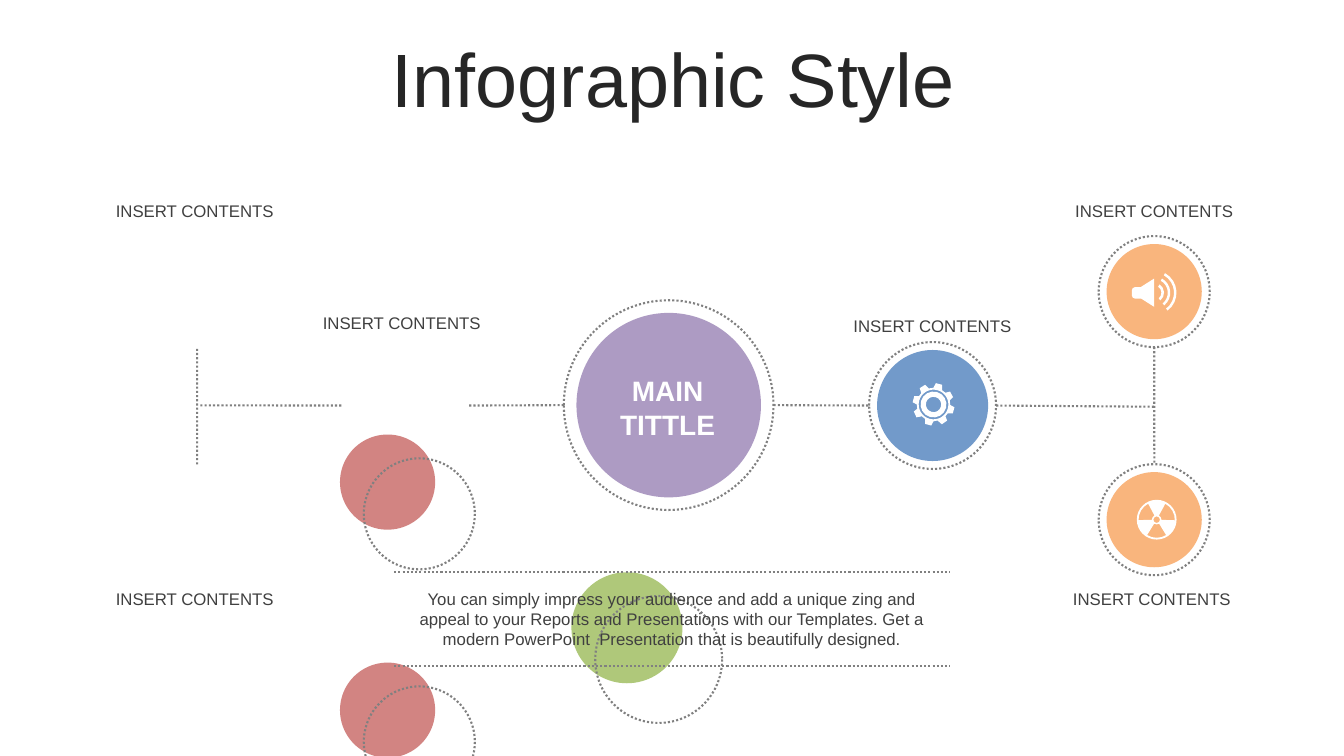
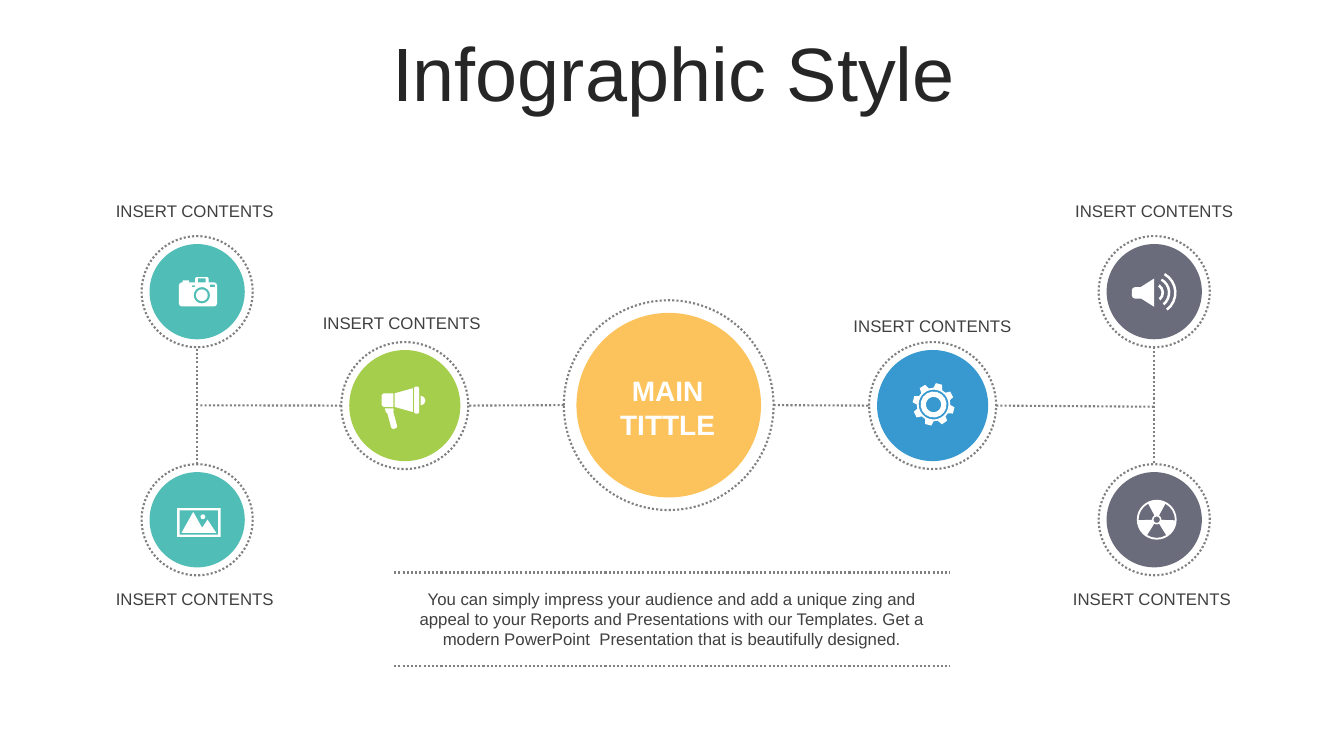
Before and after one commit to thanhlongvl/sportdemo, a slide deck: slide 15 of industry 4.0-Revolution-PowerPoint-Templates.pptx (slide 13 before the commit). Drawn at 1344x756 pixels with LibreOffice and Linux fonts; fonts in the diff are those of the drawing. Boxes give left, top, right and bottom in pixels: in the first picture for what was removed or moved away, otherwise in the second. Text is boxed around its words. In the diff, an @@ line names an element or a change of style, - is before the commit and + after.

```diff
--- a/industry 4.0-Revolution-PowerPoint-Templates.pptx
+++ b/industry 4.0-Revolution-PowerPoint-Templates.pptx
@@ text "Infographic Style" at (392,46,955,115): line spacing 1 to 0.9; more space between paragraphs @@
@@ ellipse added at (141,236,252,347), outline #808080 1.5 pt dashed @@
@@ ellipse added at (149,244,244,339), fill #07A398 at 70% opacity @@
@@ ellipse at (1107,244,1202,339): fill #F79646 at 70% opacity to #2C2F45 at 70% opacity @@
@@ ellipse at (577,313,761,497): fill #8064A2 at 64% opacity to #FBA200 at 64% opacity @@
@@ line (198, 465) - (198, 347): stroke #808080 1.5 pt to #808080 1.5 pt dashed @@
@@ ellipse added at (342,342,469,469), outline #808080 1.5 pt dashed @@
@@ ellipse: place and size @@
-ellipse at (340,435,435,529)
+ellipse at (349,350,460,461)
@@ ellipse at (349,350,460,461): fill #C0504D at 70% opacity to #90C221 at 80% opacity @@
@@ ellipse at (877,350,988,461): fill #4F81BD at 80% opacity to #0680C3 at 80% opacity @@
@@ line (564, 405) - (469, 405): stroke #808080 1.5 pt to #808080 1.5 pt dashed @@
@@ ellipse added at (141,465,252,576), outline #808080 1.5 pt dashed @@
@@ ellipse added at (149,472,244,567), fill #07A398 at 70% opacity @@
@@ ellipse removed at (364,459,475,570) @@
@@ ellipse at (1107,472,1202,567): fill #F79646 at 70% opacity to #2C2F45 at 70% opacity @@
@@ outline redrawn in 5 elements at (179,277,218,307), (177,508,221,536), (912,383,955,425), (1133,273,1177,310), (1137,500,1178,540) @@
@@ ellipse removed at (572,573,683,684) @@
@@ ellipse removed at (596,596,723,723) @@
@@ ellipse removed at (340,662,435,756) @@
@@ ellipse removed at (364,687,475,756) @@
@@ outline #808080 1.5 pt to #808080 1.5 pt dashed in 6 elements at (564,300,773,510), (869,342,996,469), (1099,236,1210,347), (1099,465,1210,576), (394,568,950,573), (394,665,950,670) @@
```
Also in this commit, not shown: 46 other slides changed, 4 slides added, 3 slides removed.
